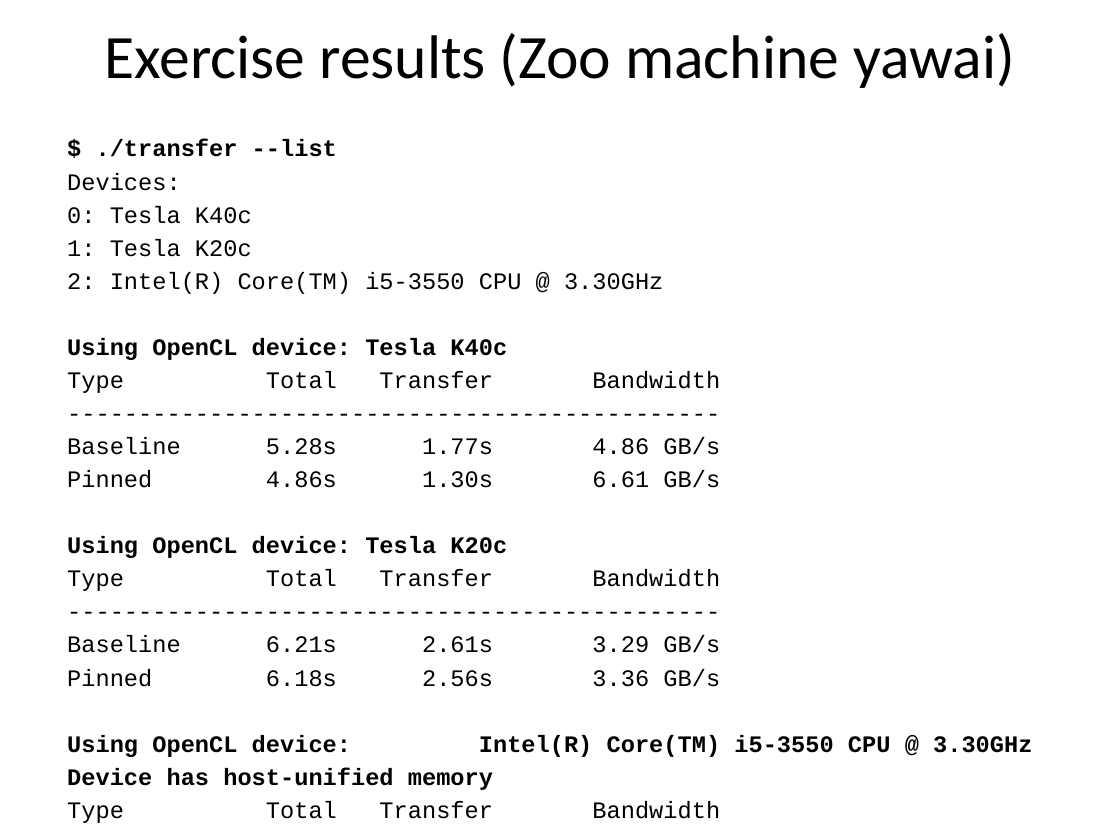
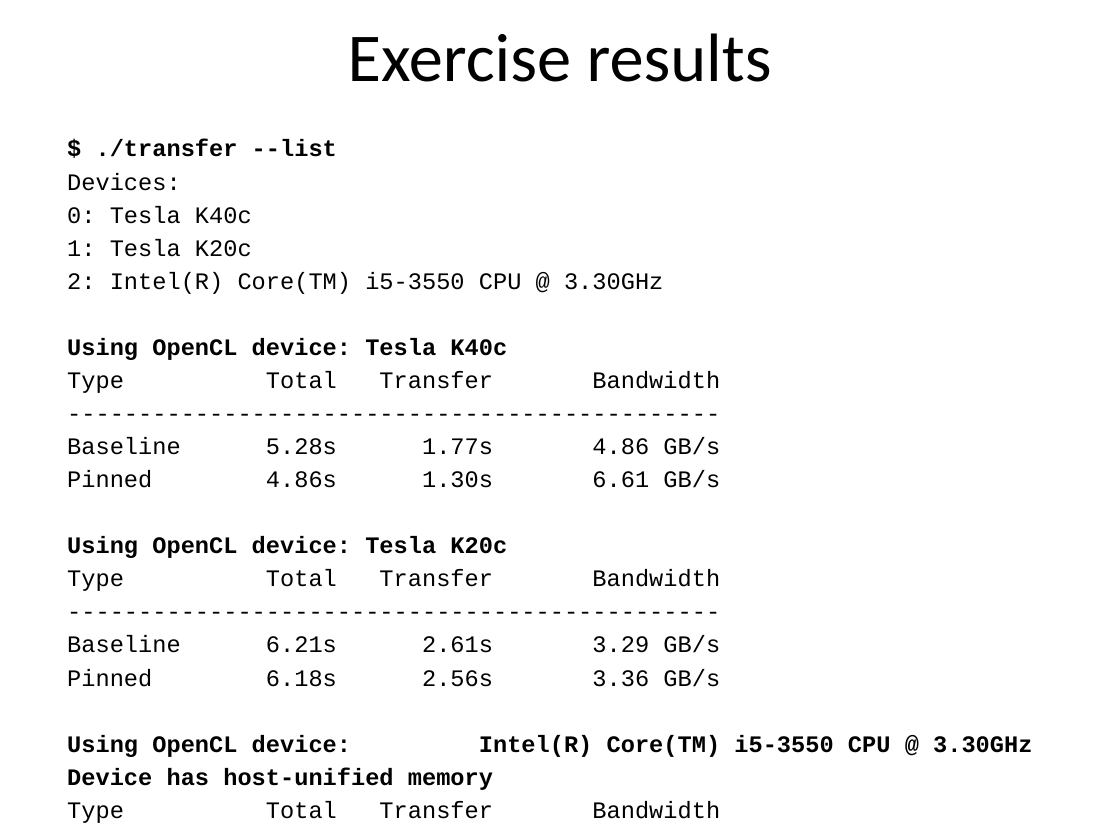
Before and after one commit to UoB-HPC/opencl-training-code, a slide deck: slide 28 of slides/advanced_part1.pptx. Drawn at 1120x840 pixels with LibreOffice and Linux fonts; fonts in the diff are those of the drawing. Boxes give left, top, right and bottom in pixels: in the first picture for what was removed or moved away, otherwise in the second. Text is boxed around its words. In the diff, an @@ line names an element or a change of style, - is before the commit and + after.

```diff
--- a/slides/advanced_part1.pptx
+++ b/slides/advanced_part1.pptx
@@ title at [348, 33, 772, 82]: text changed; size 39.6 to 44 pt @@
-Exercise results (Zoo machine yawai)
+Exercise results
```
Also in this commit, not shown: 2 other files.
